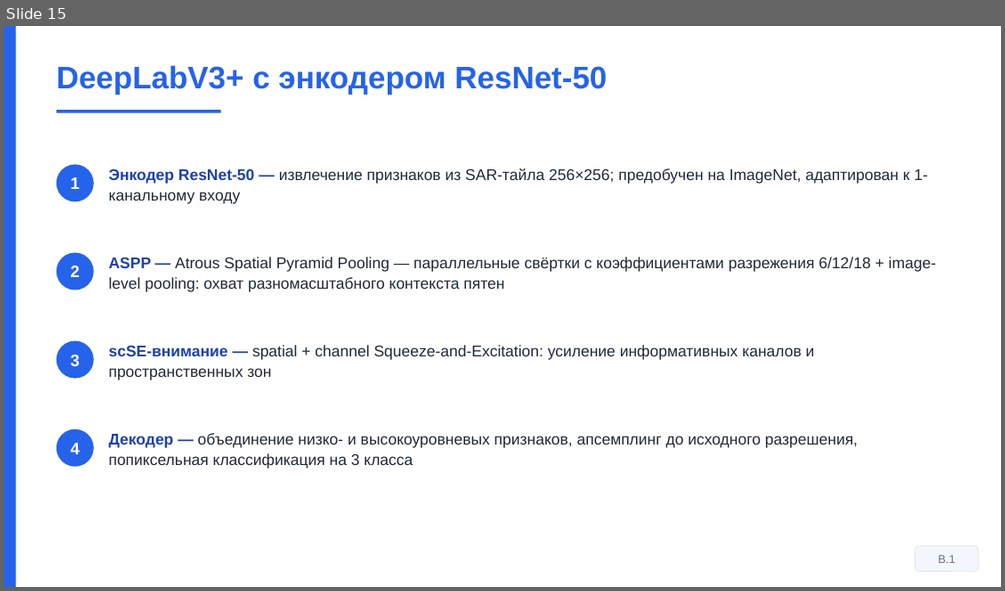
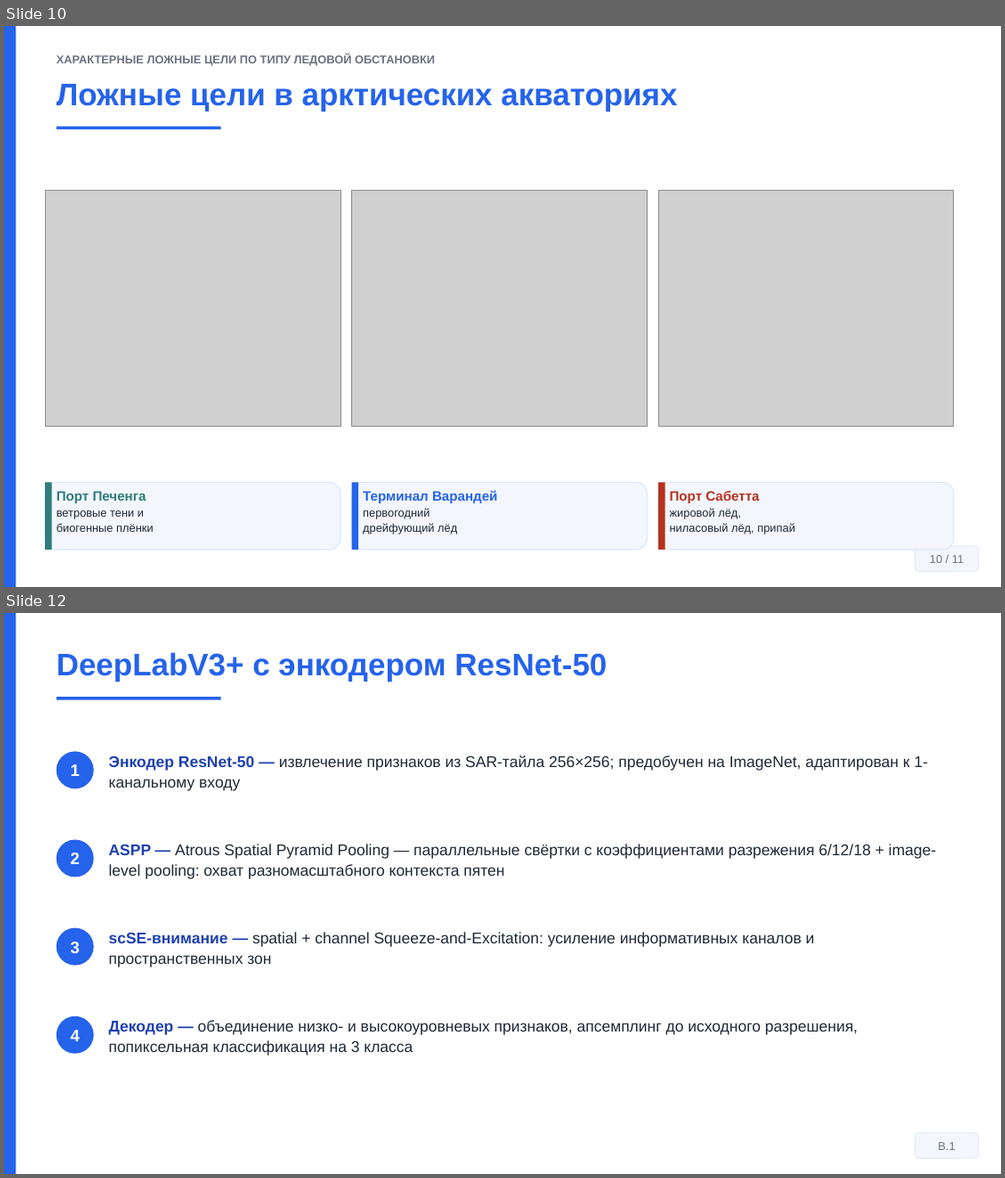
Before and after one commit to Confucius-hub/spbu_db_hw, a slide deck: thesis/vkr_final/Презентация_Финал_Байханов_2026.pptx. Shown one above the other, each under a label of ours: slide 15 before the commit, slides 10 and 12 after it; the slides between them are not shown. The pictures are 1005x591 and 1005x1178 pixels, drawn with LibreOffice and Linux fonts; fonts in the diff are those of the drawing; grey boxes stand for pictures. Boxes give left, top, right and bottom in pixels: in the first picture for what was removed or moved away, otherwise in the second. Text is boxed around its words. In the diff, an @@ line names an element or a change of style, - is before the commit and + after.

```diff
--- a/thesis/vkr_final/Презентация_Финал_Байханов_2026.pptx
+++ b/thesis/vkr_final/Презентация_Финал_Байханов_2026.pptx
@@ slide 10 added at box(4, 26, 1001, 587), background #FFFFFF @@
@@ rectangle added at box(4, 26, 16, 587), fill #2563EB @@
@@ text added at box(57, 54, 435, 66), 11 pt, text #6B7280, bold @@
+ХАРАКТЕРНЫЕ ЛОЖНЫЕ ЦЕЛИ ПО ТИПУ ЛЕДОВОЙ ОБСТАНОВКИ
@@ text added at box(57, 84, 677, 111), 30 pt, text #2563EB, bold @@
+Ложные цели в арктических акваториях
@@ rectangle added at box(57, 127, 221, 129), fill #2563EB @@
@@ picture added at box(45, 190, 340, 426) @@
@@ picture added at box(352, 190, 647, 426) @@
@@ picture added at box(658, 190, 954, 426) @@
@@ rounded rectangle added at box(45, 483, 340, 549), fill #F3F6FC, outline #DBEAFE 1 pt @@
@@ rectangle added at box(45, 483, 52, 549), fill #2E7D7A @@
@@ text added at box(57, 491, 153, 532), 11 pt, text #1F2937 @@
+Порт Печенга
+ветровые тени и
+биогенные плёнки
@@ rounded rectangle added at box(352, 483, 647, 549), fill #F3F6FC, outline #DBEAFE 1 pt @@
@@ rectangle added at box(352, 483, 358, 549), fill #2563EB @@
@@ text added at box(363, 490, 497, 534), 11 pt, text #1F2937 @@
+Терминал Варандей
+первогодний
+дрейфующий лёд
@@ rounded rectangle added at box(658, 483, 954, 549), fill #F3F6FC, outline #DBEAFE 1 pt @@
@@ rectangle added at box(658, 483, 665, 549), fill #B5331F @@
@@ text added at box(670, 491, 795, 534), 11 pt, text #1F2937 @@
+Порт Сабетта
+жировой лёд,
+ниласовый лёд, припай
@@ rounded rectangle added at box(914, 546, 979, 572), fill #F3F6FC, outline #E2E8F0 0.75 pt, 11 pt, text #6B7280 @@
+10 / 11
@@ what was slide 15 is now slide 12 @@
```
Also in this commit, not shown: 9 slides changed, 1 other slide added, 6 slides removed, 5 other files.
